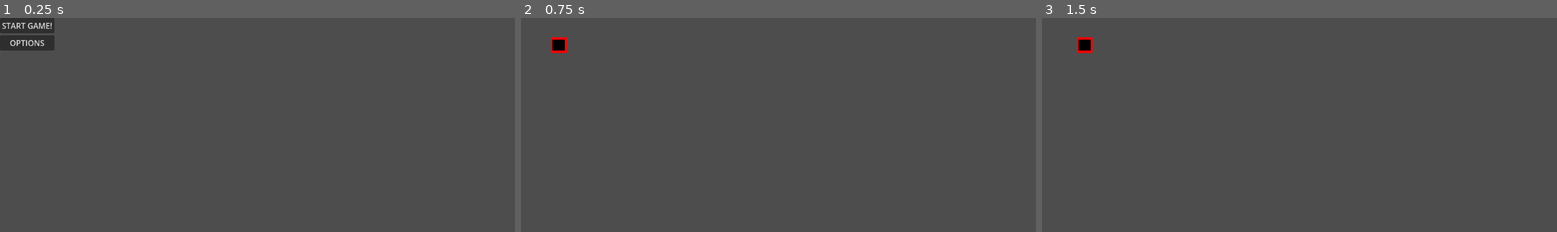
Above: before the commit, frames 1-3 (left to right).
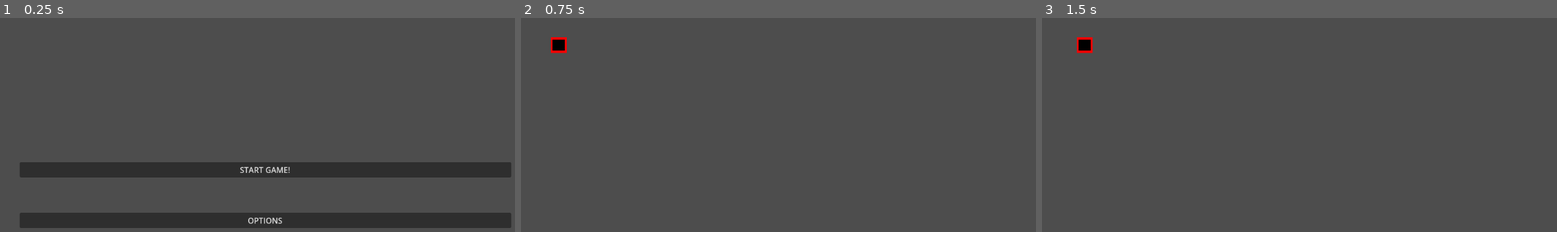
Above: after the commit, the same moments.

Repository: Pi-pol/Tachyon-race
Game: Godot game, scene res://Scenes/MainMenu.tscn
The game is run twice, just before and just after one commit, with the same random seed, the same clock (stepped at 60 frames per second) and the same inputs.
Inputs (mouse positions are in pixels of both pictures, inside the frame that each line leads up to):
- Up to frame 1 (0.25 s): no input
- Up to frame 2 (0.75 s): click "START GAME!" at 0.5 s
- Up to frame 3 (1.5 s): tap Enter at 1.25 s; move the mouse to (1423, 176) at 1.27 s; hold Right (ui_right) from 1.28 s (still down); click (1423, 176) at 1.42 s

The runs differ from the first frame. In frame 1, 15% of the frame differs, in the area x 0-100%, y 0-99%; in frame 2, nothing differs; in frame 3, nothing differs.

Commit message:
Update MainMenu.tscn

Diff:
--- a/Scenes/MainMenu.tscn
+++ b/Scenes/MainMenu.tscn
@@ -6,15 +6,25 @@
 script = ExtResource("1_3mu4k")
 
 [node name="GridContainer" type="GridContainer" parent="."]
-offset_right = 1080.0
-offset_bottom = 720.0
+offset_left = 40.0
+offset_top = 260.0
+offset_right = 1040.0
+offset_bottom = 460.0
+size_flags_horizontal = 3
 size_flags_vertical = 4
+size_flags_stretch_ratio = 10.29
+theme_override_constants/h_separation = 5
+theme_override_constants/v_separation = 5
 
 [node name="StartButton" type="Button" parent="GridContainer"]
 layout_mode = 2
-size_flags_vertical = 4
+size_flags_horizontal = 3
+size_flags_vertical = 6
 text = "START GAME!"
 
 [node name="Button2" type="Button" parent="GridContainer"]
 layout_mode = 2
+size_flags_horizontal = 3
+size_flags_vertical = 6
+size_flags_stretch_ratio = 1.8
 text = "OPTIONS"
